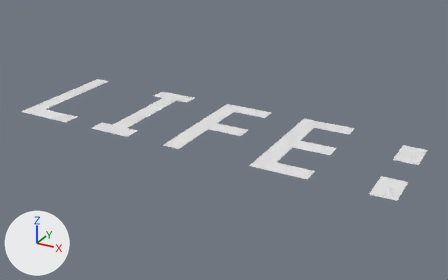
Two versions of the Blender file Assets/life.blend, one commit apart.
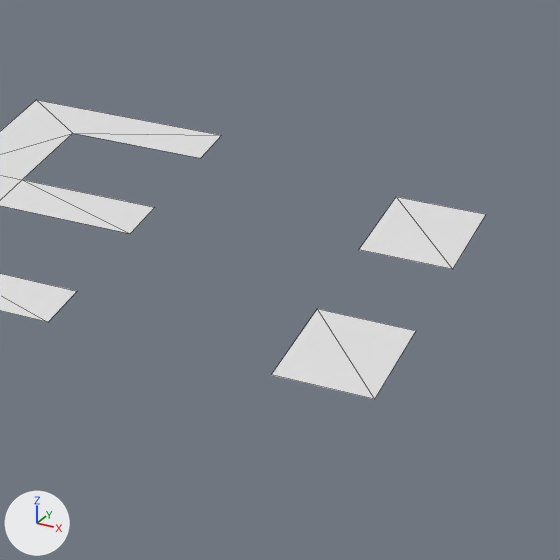
Old and new are each drawn whole from a 50 mm lens placed at (0.678, -1.24, 0.593), pointed at (-0.008, 0.007, -0.031) and again close up on the part from 66% to 100% of the width and 33% to 88% of the height. The lights are fixed; the arrows at lower left show +X, +Y and +Z. The close-ups show mesh edges as thin lines.

In view in the first close-up: 'Text'.
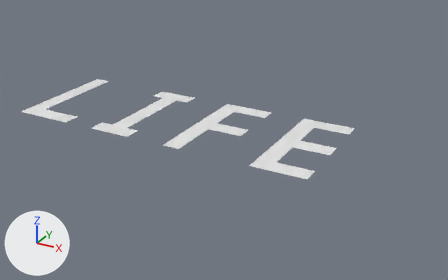
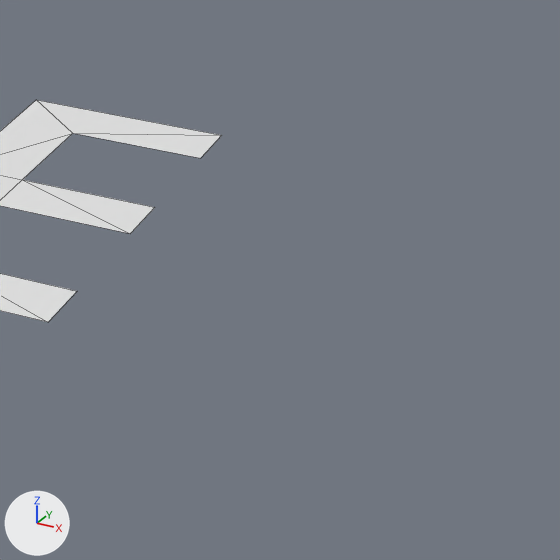
The newer file is also turned or shifted as a whole; pictures and numbers use the older file's frame.

Edits to the scene script, one JSON object a line:
```json
{"block": "me_text_001", "where": "me_text_001.from_pydata(...)  # 51 vertices, 39 faces; spans x -0.743..0.64, y -0.209..0.228, z 0.0"}
{"block": "me_text_001", "where": "# used by ob_text; location = (0.0, 0.0, 0.0); scale = (0.722, 0.722, 0.722)"}
{"block": "me_text_001", "change": "me_text_001 part 1: the loose piece of 4 vertices spanning x 0.562..0.64, y 0.041..0.166, z 0.0 is deleted"}
{"block": "me_text_001", "change": "me_text_001 part 2: the loose piece of 4 vertices spanning x 0.562..0.64, y -0.209..-0.084, z 0.0 is deleted"}
```

What differs and where, as boxes (x1, y1, x2, y2) in the close-ups (560 x 560 px):
```json
{"object": "Text", "change": "reshaped", "before": [0, 100, 486, 399], "after": [0, 100, 222, 322]}
{"part": 1, "of": "me_text_001", "change": "deleted", "before": [359, 197, 486, 269]}
{"part": 2, "of": "me_text_001", "change": "deleted", "before": [271, 309, 416, 399]}
```
